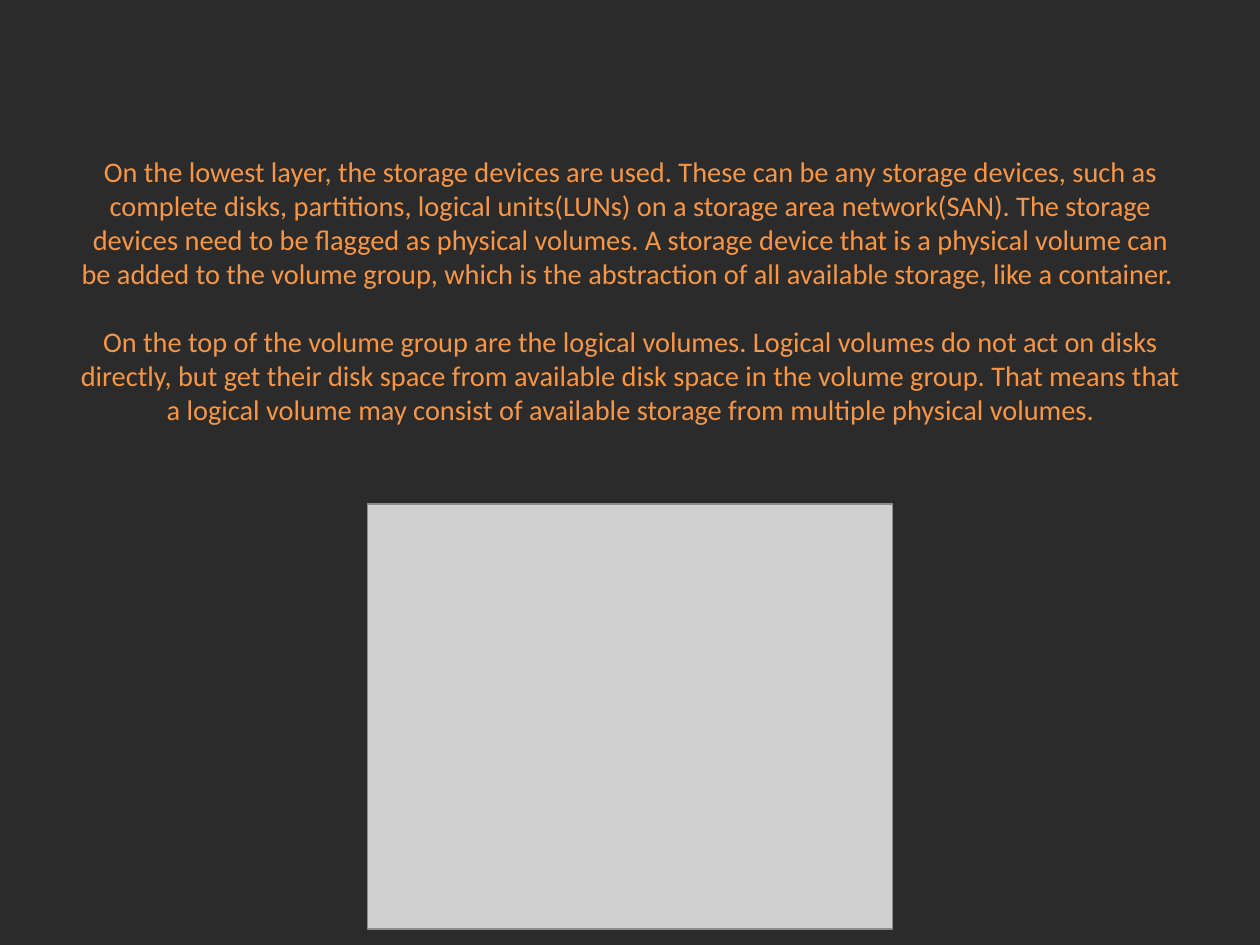
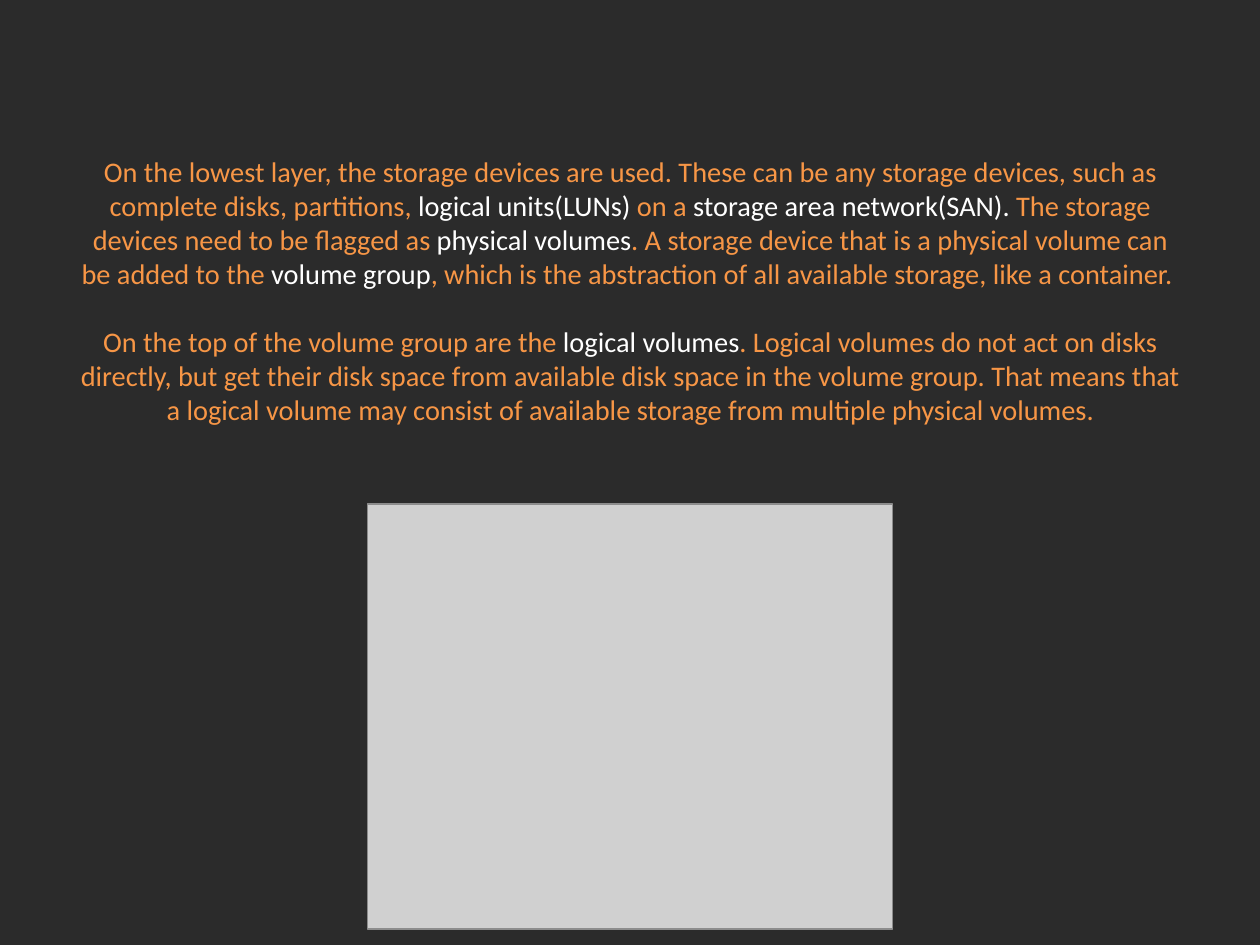
Before and after one commit to Academy-Soft-Intellect/Linux-Course, a slide deck: slide 9 of 08.Partitions_And_LVM_And_Filesystems/08-PartitionsLVMFileSystems.pptx. Drawn at 1260x945 pixels with LibreOffice and Linux fonts; fonts in the diff are those of the drawing; grey boxes stand for pictures; background and template pictures are left out; a plain dark background stands for a picture behind light text. Boxes give left, top, right and bottom in pixels: in the first picture for what was removed or moved away, otherwise in the second. Text is boxed around its words. In the diff, an @@ line names an element or a change of style, - is before the commit and + after.

Commit message:
Networking + LVM

```diff
--- a/08.Partitions_And_LVM_And_Filesystems/08-PartitionsLVMFileSystems.pptx
+++ b/08.Partitions_And_LVM_And_Filesystems/08-PartitionsLVMFileSystems.pptx
@@ title "On the lowest layer, the ..." at bbox=[81, 162, 1179, 425]: text colour #F79646 to #FFFFFF in "logical units(LUNs) storage area network(SAN). physical volu ..." @@
```
Also in this commit, not shown: 10 other slides changed, 1 other file.
